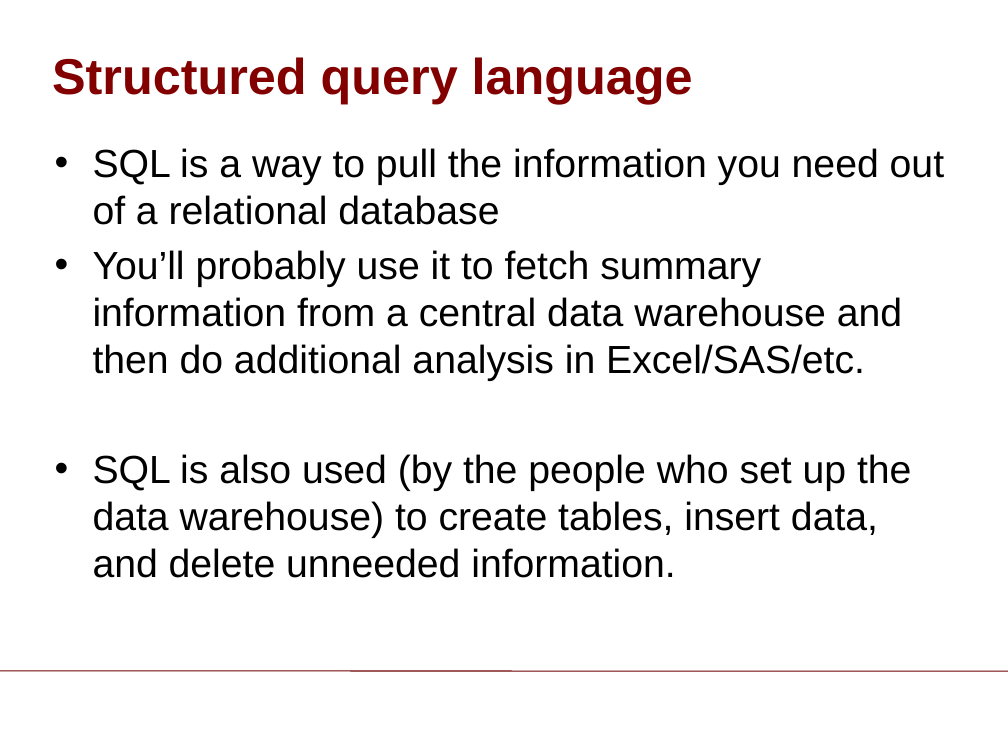
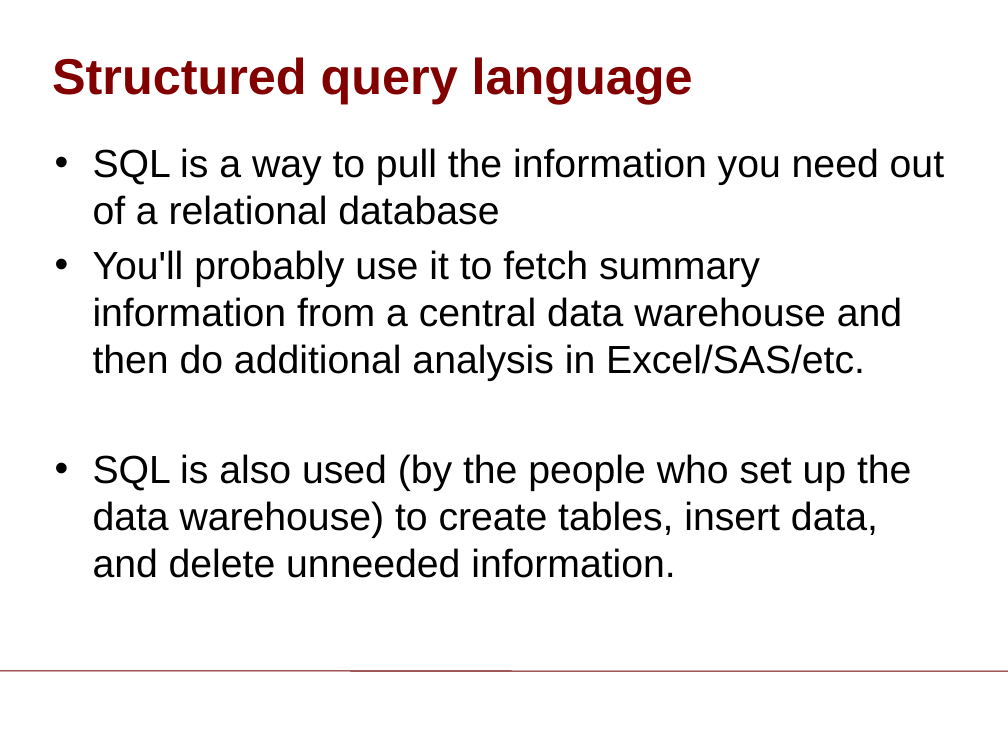
Before and after one commit to ChicagoBoothAnalytics/site, a slide deck: slide 68 of zzz MEDIA/SQL Basics.pptx. Drawn at 1008x756 pixels with LibreOffice and Linux fonts; fonts in the diff are those of the drawing; background and template pictures are left out. Boxes give left, top, right and bottom in pixels: in the first picture for what was removed or moved away, otherwise in the second. Text is boxed around its words. In the diff, an @@ line names an element or a change of style, - is before the commit and + after.

```diff
--- a/zzz MEDIA/SQL Basics.pptx
+++ b/zzz MEDIA/SQL Basics.pptx
@@ text at bbox=[93, 250, 902, 381]: text changed @@
-• You’ll probably use it to fetch summary information from a central data warehouse and then do additional analysis in Excel/SAS/etc.
+• You'll probably use it to fetch summary information from a central data warehouse and then do additional analysis in Excel/SAS/etc.
```
Also in this commit, not shown: 43 other slides changed, 1 other file.
